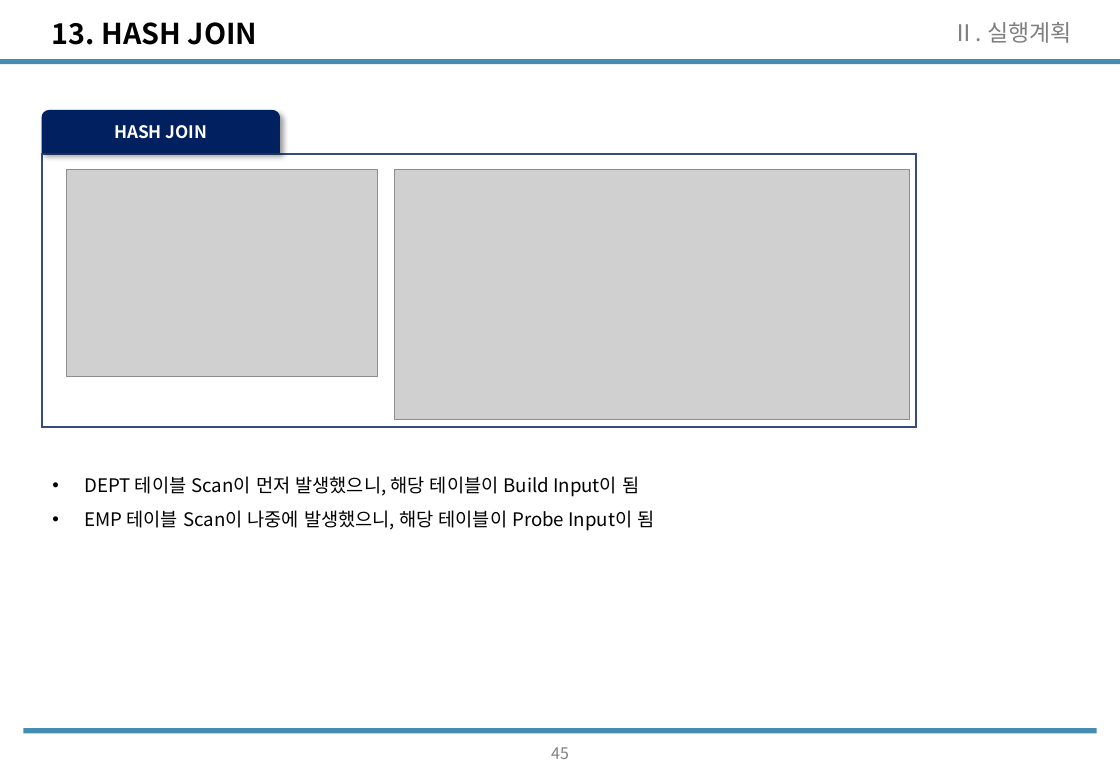
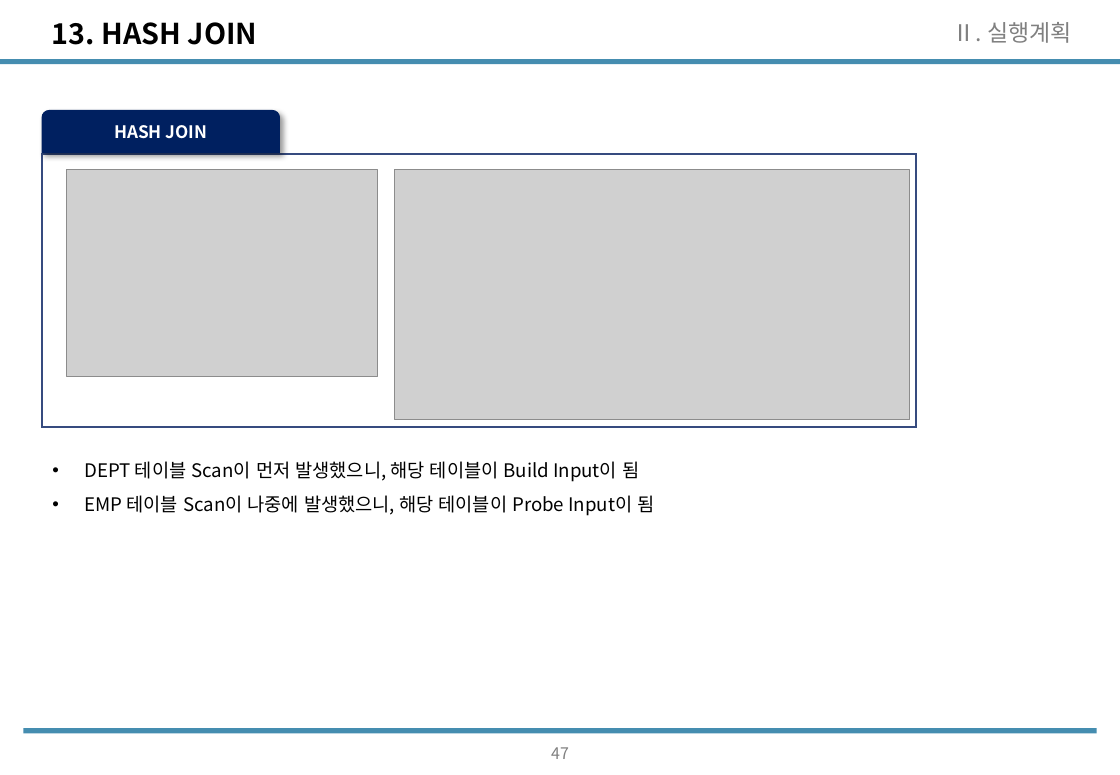
Before and after one commit to wooseok1152/SQL, a slide deck: slide 48 of SQL_seminar/SQL중상급활용_CH2.pptx (slide 46 before the commit). Drawn at 1120x775 pixels with LibreOffice and Linux fonts; fonts in the diff are those of the drawing; grey boxes stand for pictures. Boxes give left, top, right and bottom in pixels: in the first picture for what was removed or moved away, otherwise in the second. Text is boxed around its words. In the diff, an @@ line names an element or a change of style, - is before the commit and + after.

```diff
--- a/SQL_seminar/SQL중상급활용_CH2.pptx
+++ b/SQL_seminar/SQL중상급활용_CH2.pptx
@@ text "DEPT 테이블 Scan이 먼저 발생했으니, ...": place and size @@
-text "DEPT 테이블 Scan이 먼저 발생했으니, ..." at box(85, 476, 654, 531)
+text "DEPT 테이블 Scan이 먼저 발생했으니, ..." at box(85, 461, 654, 516)
@@ page number at box(551, 747, 569, 759): text changed @@
-45
+47
```
Also in this commit, not shown: 6 other slides changed, 2 slides added, 6 other files.
